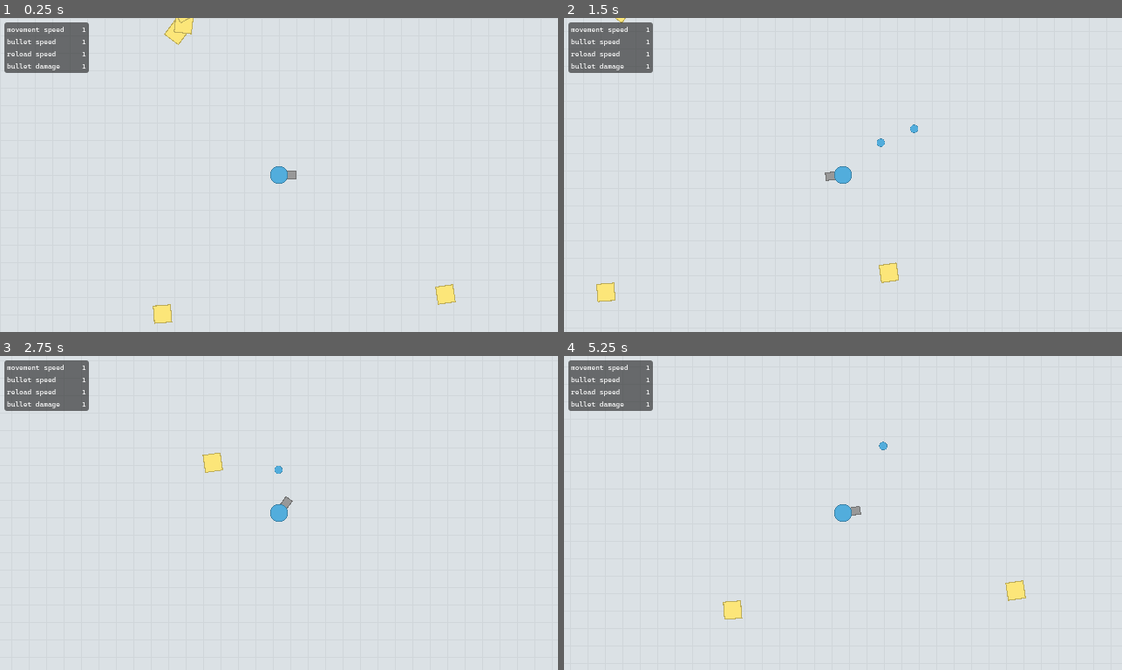
Above: before the commit, frames 1-4 (two rows, left to right).
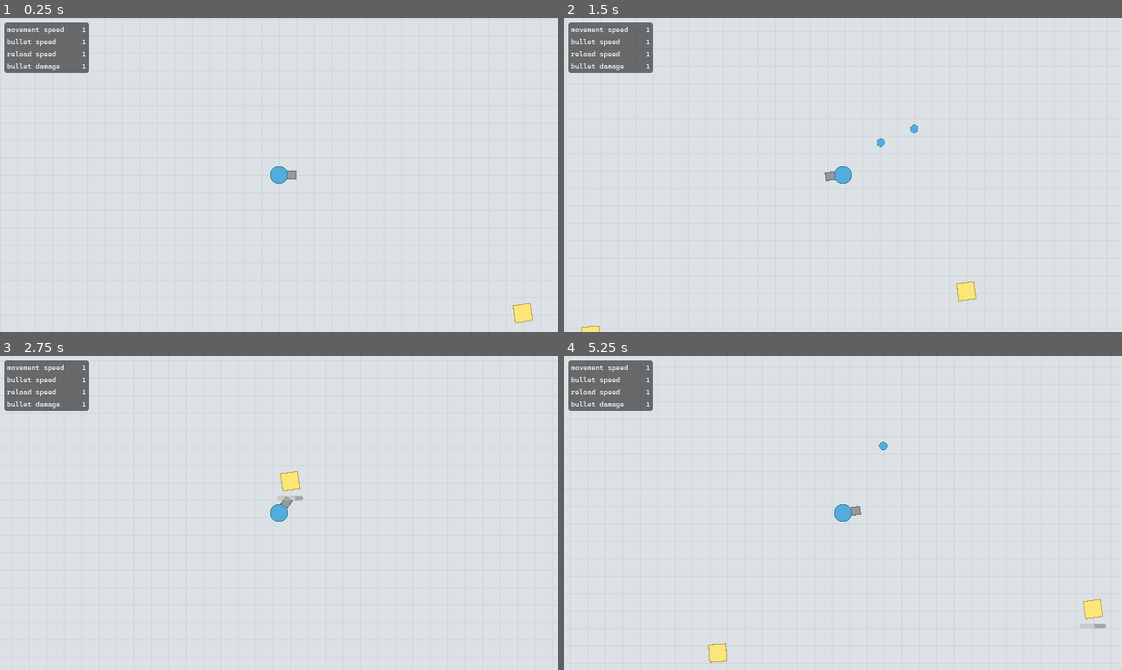
Above: after the commit, the same moments.

Repository: jackoubridge/godot-game
Game: Godot game, scene res://scenes/main.tscn
The game is run twice, just before and just after one commit, with the same random seed, the same clock (stepped at 60 frames per second) and the same inputs.
Inputs (mouse positions are in pixels of both pictures, inside the frame that each line leads up to):
- Up to frame 1 (0.25 s): no input
- Up to frame 2 (1.5 s): tap Enter at 0.5 s; move the mouse to (965, 159) at 0.52 s; hold D (move_right) 0.53-1.28 s; hold Space (shoot) 0.53-1.28 s; click (965, 159) at 0.67 s; move the mouse to (731, 190) at 1.27 s; hold S (move_down) from 1.28 s (still down); tap Space (shoot) at 1.35 s
- Up to frame 3 (2.75 s): move the mouse to (334, 443) at 2.02 s; release S (move_down) at 2.03 s; hold D (move_right) from 2.03 s (still down); hold Space (shoot) from 2.03 s (still down)
- Up to frame 4 (5.25 s): move the mouse to (815, 575) at 2.77 s; release D (move_right) at 2.78 s; release Space (shoot) at 2.78 s; hold W (move_up) 2.78-3.53 s; tap Space (shoot) at 2.85, 4.35 s; click (815, 575) at 2.92 s; move the mouse to (1010, 560) at 3.52 s; hold Space (shoot) 3.53-4.28 s; hold A (move_left) 3.53-5.03 s; move the mouse to (675, 465) at 4.27 s; move the mouse to (870, 513) at 5.02 s; hold S (move_down) from 5.03 s (still down); hold Space (shoot) from 5.03 s (still down); click (870, 513) at 5.17 s

The runs differ from the first frame. In frame 1, 0.8% of the frame differs, in the area x 27-96%, y 0-98%; in frame 2, 0.6%; in frame 3, 0.5%; in frame 4, 0.8%.

Commit message:
Changed square spawn radius

Diff:
--- a/scripts/spawner.gd
+++ b/scripts/spawner.gd
@@ -21,8 +21,8 @@
 func spawn_square():
 	var square = square_path.instantiate()
 
-	var random_x = randf_range(100, 200)
-	var random_y = randf_range(100, 200)
+	var random_x = randf_range(75, 300)
+	var random_y = randf_range(75, 300)
 	if randf() < 0.5:
 		random_x *= -1
 	if randf() < 0.5:
